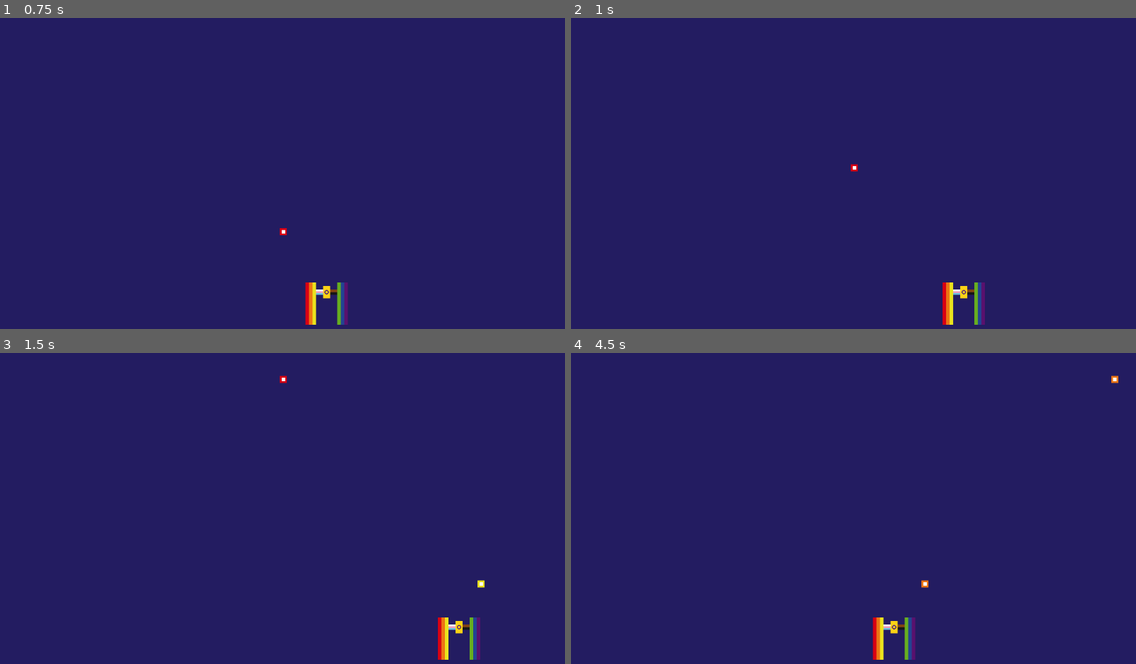
Above: before the commit, frames 1-4 (two rows, left to right).
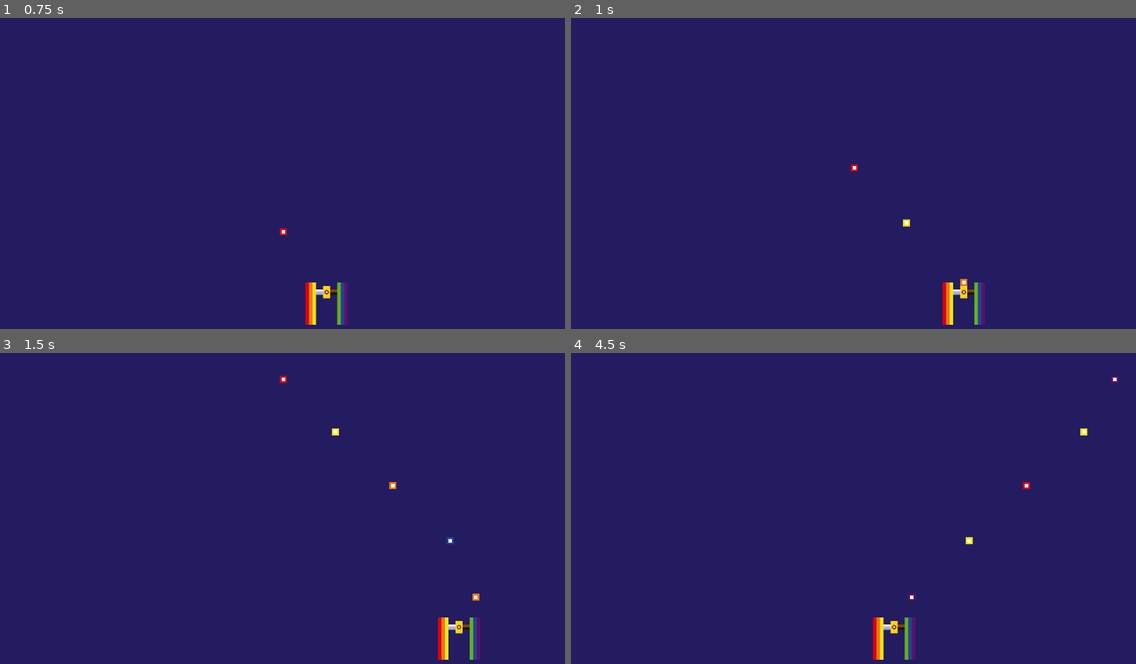
Above: after the commit, the same moments.

Repository: yndajas/qgjam-2023
Game: Godot game, scene res://main.tscn
Same seed, same stepped clock (60 frames per second), same inputs: the game is played once before the commit and once after it. The project has no main scene, so this scene is started directly.
Inputs:
- Up to frame 1 (0.75 s): tap Enter at 0.5 s; hold Right (move_right) from 0.53 s (still down); hold Space (fire) from 0.53 s (still down)
- Up to frame 2 (1 s): keep holding Right (move_right); keep holding Space (fire)
- Up to frame 3 (1.5 s): release Right (move_right) at 1.28 s; release Space (fire) at 1.28 s; hold Left (move_left) from 1.28 s (still down); tap Space (fire) at 1.35 s
- Up to frame 4 (4.5 s): release Left (move_left) at 2.03 s; hold Space (fire) 2.03-2.78 s; hold Right (move_right) 2.03-3.53 s; tap Space (fire) at 2.85, 4.35 s; hold Space (fire) 3.53-4.28 s; hold Left (move_left) from 3.53 s (still down)

Frame 1 is identical in both runs. In frame 2, less than 0.1% of the frame differs, in the area x 58-71%, y 64-87%; in frame 3, 0.1%; in frame 4, 0.2%, in the area x 59-97%, y 7-80%.

Commit message:
Allow constant bullet fire with cooldown

Diff:
--- a/scripts/player.gd
+++ b/scripts/player.gd
@@ -6,10 +6,11 @@
 const SPEED: float = 600.0
 @onready var player_edge_offset: float = $AnimatedSprite2D.get_sprite_frames().get_frame_texture("default", 0).get_size()[0] / 2.0
 var bullet_scene: PackedScene = preload("res://scenes/bullet.tscn")
+var bullet_cooldown: float = 0
 
 enum Edge { LEFT, RIGHT }
 
-func _physics_process(_delta: float) -> void:
+func _physics_process(delta: float) -> void:
 	var direction := Input.get_axis("move_left", "move_right")
 
 	if direction:
@@ -20,13 +21,15 @@
 	move_and_slide()
 	reset_if_beyond_edge()
 
-	if Input.is_action_just_pressed("fire"):
+	bullet_cooldown -= delta
+	if Input.is_action_pressed("fire") && bullet_cooldown <= 0:
 		fire()
 
 func fire() -> void:
 	var bullet: RigidBody2D = bullet_scene.instantiate()
 	bullet.global_position = Vector2(x_position(), y_position() - PLAYER_GUN_OFFSET - bullet.EXPECTED_BULLET_EDGE_OFFSET)
 	get_tree().get_root().add_child(bullet)
+	bullet_cooldown = 0.2
 
 func has_hit_edge(edge: int) -> bool:
 	if is_left_edge(edge):
